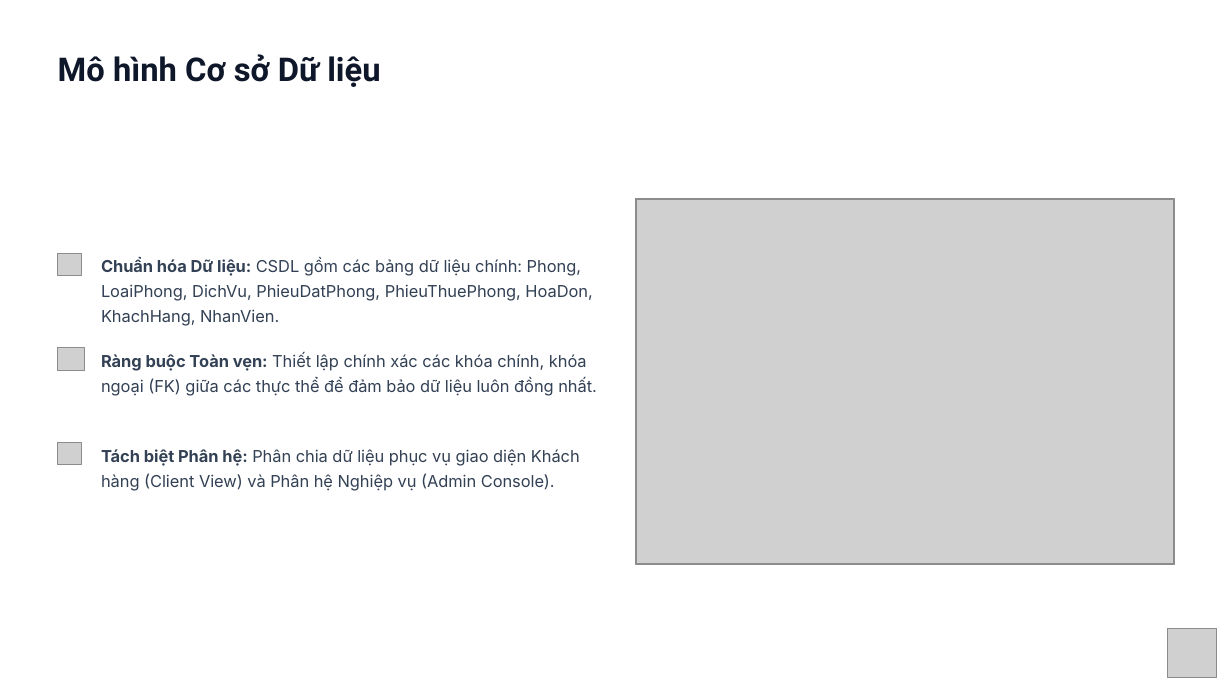
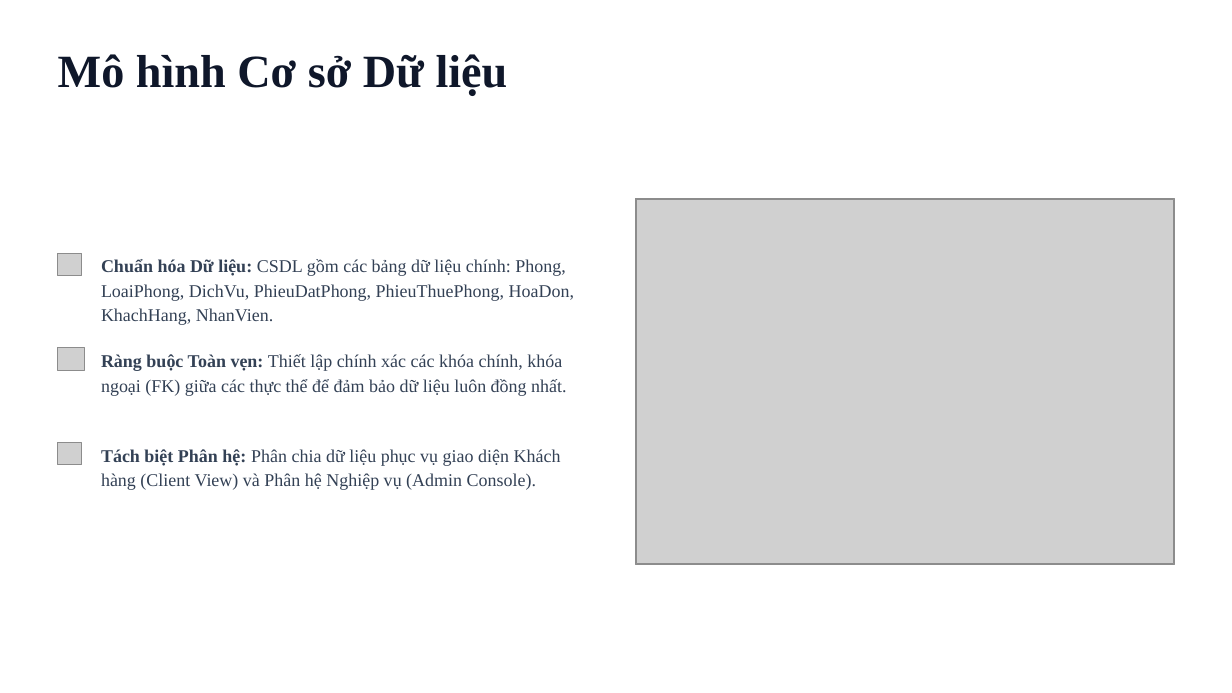
Before and after one commit to danglq190993-tvu/ASPNET-DK25TTC2-LEQUANGDANG-QuanLyKhachSan, a slide deck: slide 13 of thesis/ASPNET-DK25TTC2-LEQUANGDANG-QuanLyKhachSan.pptx. Drawn at 1232x693 pixels with LibreOffice and Linux fonts; fonts in the diff are those of the drawing; grey boxes stand for pictures; background and template pictures are left out. Boxes give left, top, right and bottom in pixels: in the first picture for what was removed or moved away, otherwise in the second. Text is boxed around its words. In the diff, an @@ line names an element or a change of style, - is before the commit and + after.

```diff
--- a/thesis/ASPNET-DK25TTC2-LEQUANGDANG-QuanLyKhachSan.pptx
+++ b/thesis/ASPNET-DK25TTC2-LEQUANGDANG-QuanLyKhachSan.pptx
@@ text "Mô hình Cơ sở Dữ ..." at (58, 54, 508, 96): size 25.5 to 36 pt, font Roboto to Times New Roman @@
@@ size 12.8 to 14 pt, font Inter to Times New Roman in 3 elements at (101, 259, 574, 325), (101, 449, 561, 490), (101, 354, 566, 396) @@
@@ picture removed at (1167, 628, 1216, 677) @@
```
Also in this commit, not shown: 16 other slides changed.
